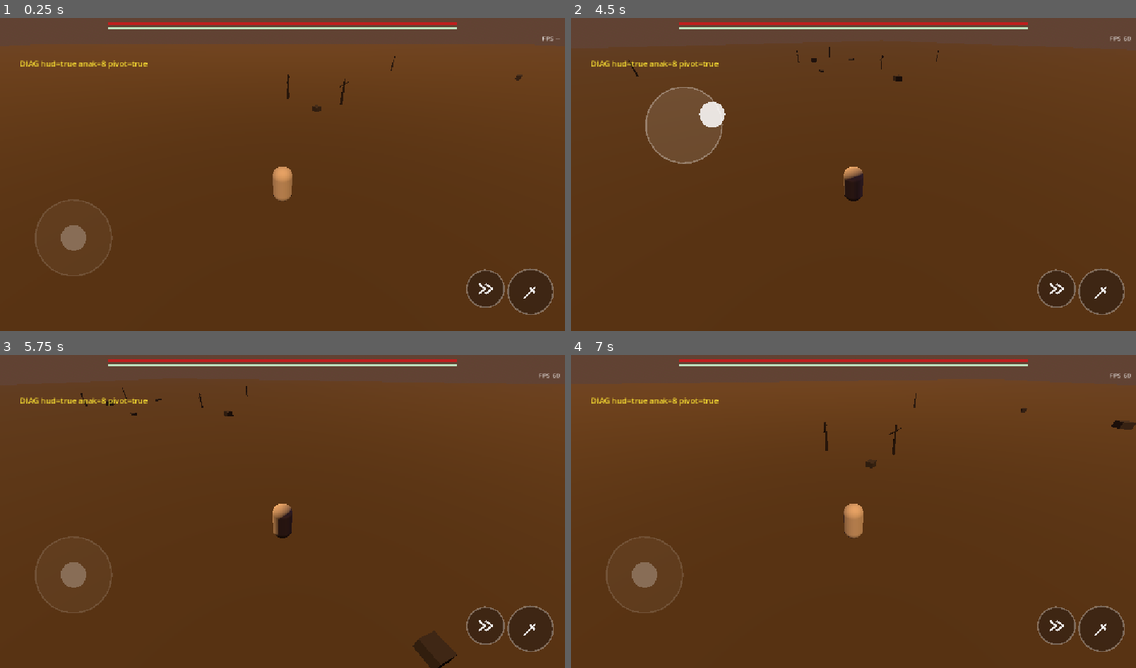
Above: before the commit, frames 1-4 (two rows, left to right).
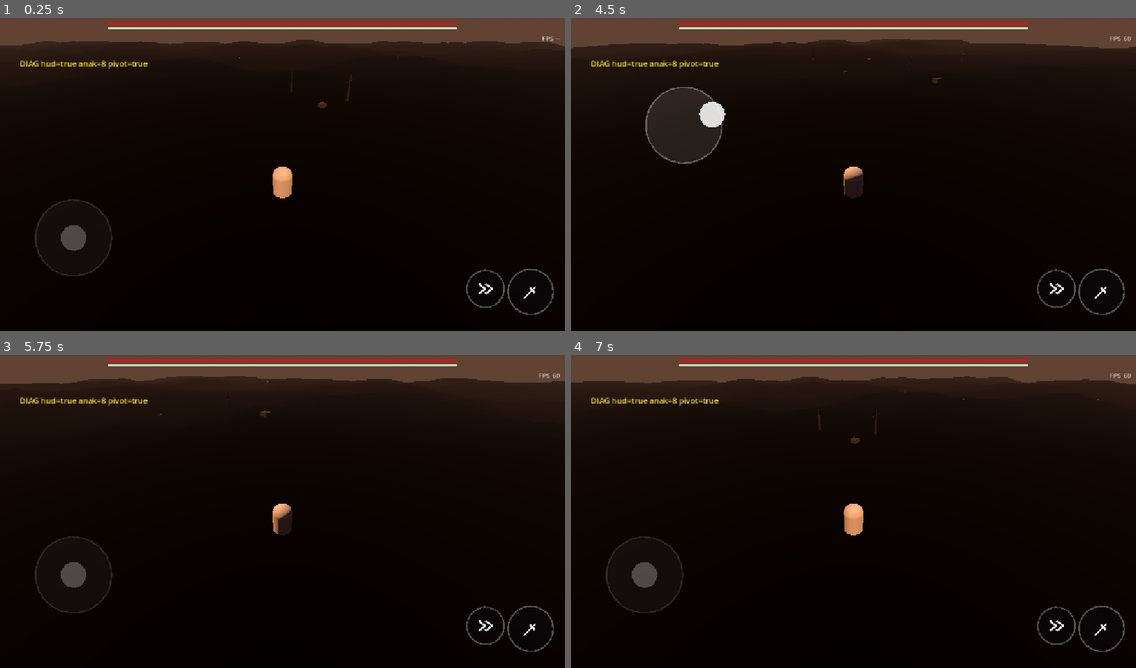
Above: after the commit, the same moments.

Repository: muzape28-blip/ZDEV-RPG
Game: Godot game, scene res://scenes/main.tscn
Two runs of this game, one before a commit and one after it. Both use one fixed random seed, a clock stepped at 60 frames per second and the inputs below.
Inputs (mouse positions are in pixels of both pictures, inside the frame that each line leads up to):
- Up to frame 1 (0.25 s): no input
- Up to frame 2 (4.5 s): tap Enter at 0.5, 4.25 s; drag from (1102, 290) to (910, 102) at 0.52 s; drag from (1056, 290) to (825, 237) at 1.27 s; move the mouse to (910, 102) at 2.02 s; click (910, 102) at 2.17 s; tap Space at 2.75 s; drag from (825, 237) to (684, 124) at 2.77 s; move the mouse to (1023, 221) at 3.52 s; click (1023, 221) at 3.67 s; drag from (684, 124) to (768, 93) at 4.27 s
- Up to frame 3 (5.75 s): move the mouse to (310, 508) at 5.02 s; click (310, 508) at 5.17 s
- Up to frame 4 (7 s): tap Space at 5.75 s; drag from (768, 430) to (740, 524) at 5.77 s; move the mouse to (977, 492) at 6.52 s; click (977, 492) at 6.67 s

The runs differ from the first frame. In frame 1, 92% of the frame differs, in the area x 0-100%, y 6-100%; in frame 2, 91%; in frame 3, 92%; in frame 4, 92%.

Commit message:
S1-C1: terrain heightmap (pusat datar) + trimesh + bayangan disiplin
- terrain_generator: FastNoiseLite deterministik, blend flat->bukit,
  vertex color regional, collision ConcavePolygonShape.
- Sun: shadow ON, max distance 60 (caster terbatas nanti).
- Ground plane lama dihapus.
- verify-local: daftar script diperluas + skip file belum ada + copy shaders.

Co-authored-by: arena-agent <297053741+arena-agent@users.noreply.github.com>

Diff:
--- a/scenes/main.tscn
+++ b/scenes/main.tscn
@@ -1,10 +1,11 @@
-[gd_scene load_steps=15 format=3]
+[gd_scene load_steps=12 format=3]
 
 [ext_resource type="Script" path="res://scripts/main.gd" id="1_main"]
 [ext_resource type="Script" path="res://scripts/player_controller.gd" id="2_player"]
 [ext_resource type="Script" path="res://scripts/camera_follow.gd" id="3_cam"]
 [ext_resource type="Script" path="res://scripts/arena_spawner.gd" id="4_spawner"]
 [ext_resource type="Script" path="res://scripts/hud.gd" id="5_hud"]
+[ext_resource type="Script" path="res://scripts/terrain_generator.gd" id="6_ter"]
 
 [sub_resource type="ProceduralSkyMaterial" id="ProceduralSkyMaterial_sky"]
 sky_top_color = Color(0.16, 0.13, 0.22, 1)
@@ -22,14 +23,6 @@
 fog_light_color = Color(0.38, 0.26, 0.2, 1)
 fog_density = 0.002
 
-[sub_resource type="StandardMaterial3D" id="StandardMaterial3D_ground"]
-albedo_color = Color(0.33, 0.27, 0.16, 1)
-roughness = 1.0
-
-[sub_resource type="PlaneMesh" id="PlaneMesh_ground"]
-material = SubResource("StandardMaterial3D_ground")
-size = Vector2(300, 300)
-
 [sub_resource type="CapsuleShape3D" id="CapsuleShape3D_player"]
 radius = 0.4
 height = 1.6
@@ -43,9 +36,6 @@
 radius = 0.4
 height = 1.6
 
-[sub_resource type="BoxShape3D" id="BoxShape3D_ground"]
-size = Vector3(400, 2, 400)
-
 [node name="Main" type="Node3D"]
 script = ExtResource("1_main")
 
@@ -56,16 +46,11 @@
 rotation = Vector3(-1.0, 0.0, 0.6)
 light_color = Color(1.0, 0.72, 0.45, 1)
 light_energy = 1.1
-shadow_enabled = false
+shadow_enabled = true
+directional_shadow_max_distance = 60.0
 
-[node name="Ground" type="StaticBody3D" parent="."]
-
-[node name="GroundVisual" type="MeshInstance3D" parent="Ground"]
-mesh = SubResource("PlaneMesh_ground")
-
-[node name="GroundCollision" type="CollisionShape3D" parent="Ground"]
-transform = Transform3D(1, 0, 0, 0, 1, 0, 0, 0, 1, 0, -1.0, 0)
-shape = SubResource("BoxShape3D_ground")
+[node name="Terrain" type="Node3D" parent="."]
+script = ExtResource("6_ter")
 
 [node name="ArenaSpawner" type="Node3D" parent="."]
 script = ExtResource("4_spawner")
--- /dev/null
+++ b/scripts/terrain_generator.gd
@@ -0,0 +1,120 @@
+extends Node3D
+
+# S1 — sabana berbukit: heightmap deterministik, pusat DATAR (readability
+# combat), collision trimesh. Pelajaran: OpenMW (culling jarak), Nimian
+# (stability > detail), Wilderless (variasi regional).
+@export var size := 300.0
+@export var resolution := 64
+@export var amplitude := 2.6
+@export var flat_radius := 12.0
+@export var blend_width := 18.0
+@export var seed_value := 11
+
+var noise: FastNoiseLite = null
+
+
+func _ready() -> void:
+	noise = FastNoiseLite.new()
+	noise.noise_type = FastNoiseLite.TYPE_SIMPLEX
+	noise.seed = seed_value
+	noise.frequency = 0.018
+	_build_terrain()
+
+
+func get_height_at(x: float, z: float) -> float:
+	if noise == null:
+		return 0.0
+	var r := sqrt(x * x + z * z)
+	var t := clampf((r - flat_radius) / blend_width, 0.0, 1.0)
+	t = t * t * (3.0 - 2.0 * t)
+	return amplitude * noise.get_noise_2d(x, z) * t
+
+
+func _ground_color(h: float) -> Color:
+	var base := Color(0.33, 0.27, 0.16)
+	var low := Color(0.24, 0.2, 0.13)
+	var high := Color(0.42, 0.36, 0.22)
+	var t := clampf((h + amplitude) / (2.0 * amplitude), 0.0, 1.0)
+	var c := low.lerp(high, t)
+	# sedikit variasi regional biar nggak rata-membosankan
+	var v := noise.get_noise_2d(h * 13.7, t * 31.1) * 0.04
+	c.r = clampf(c.r + v, 0.0, 1.0)
+	c.g = clampf(c.g + v, 0.0, 1.0)
+	c.b = clampf(c.b + v * 0.7, 0.0, 1.0)
+	return c
+
+
+func _build_terrain() -> void:
+	var n := resolution
+	var step := size / float(n)
+	var verts := PackedVector3Array()
+	var nrms := PackedVector3Array()
+	var cols := PackedColorArray()
+	var idx := PackedInt32Array()
+	var heights: Array = []
+
+	for iz in range(n + 1):
+		var row: Array = []
+		for ix in range(n + 1):
+			var x := -size * 0.5 + ix * step
+			var z := -size * 0.5 + iz * step
+			row.append(get_height_at(x, z))
+		heights.append(row)
+
+	for iz in range(n + 1):
+		for ix in range(n + 1):
+			var x := -size * 0.5 + ix * step
+			var z := -size * 0.5 + iz * step
+			var h: float = heights[iz][ix]
+			verts.append(Vector3(x, h, z))
+			var hl: float = heights[iz][maxi(ix - 1, 0)]
+			var hr: float = heights[iz][mini(ix + 1, n)]
+			var hd: float = heights[maxi(iz - 1, 0)][ix]
+			var hu: float = heights[mini(iz + 1, n)][ix]
+			nrms.append(Vector3(hl - hr, 2.0 * step, hd - hu).normalized())
+			cols.append(_ground_color(h))
+
+	for iz in range(n):
+		for ix in range(n):
+			var a := iz * (n + 1) + ix
+			var b := a + 1
+			var c := a + (n + 1)
+			var d := c + 1
+			idx.append(a)
+			idx.append(c)
+			idx.append(b)
+			idx.append(b)
+			idx.append(c)
+			idx.append(d)
+
+	var arr := []
+	arr.resize(Mesh.ARRAY_MAX)
+	arr[Mesh.ARRAY_VERTEX] = verts
+	arr[Mesh.ARRAY_NORMAL] = nrms
+	arr[Mesh.ARRAY_COLOR] = cols
+	arr[Mesh.ARRAY_INDEX] = idx
+	var am := ArrayMesh.new()
+	am.add_surface_from_arrays(Mesh.PRIMITIVE_TRIANGLES, arr)
+
+	var mat := StandardMaterial3D.new()
+	mat.vertex_color_use_as_albedo = true
+	mat.roughness = 1.0
+	mat.cull_mode = StandardMaterial3D.CULL_DISABLED
+	var mi := MeshInstance3D.new()
+	mi.mesh = am
+	mi.material_override = mat
+	add_child(mi)
+
+	# collision trimesh (static saja — aturan kita)
+	var faces := PackedVector3Array()
+	for i in range(0, idx.size(), 3):
+		faces.append(verts[idx[i]])
+		faces.append(verts[idx[i + 1]])
+		faces.append(verts[idx[i + 2]])
+	var shape := ConcavePolygonShape3D.new()
+	shape.set_faces(faces)
+	var body := StaticBody3D.new()
+	var col := CollisionShape3D.new()
+	col.shape = shape
+	body.add_child(col)
+	add_child(body)
Not shown, changed: tools/verify-local.sh
